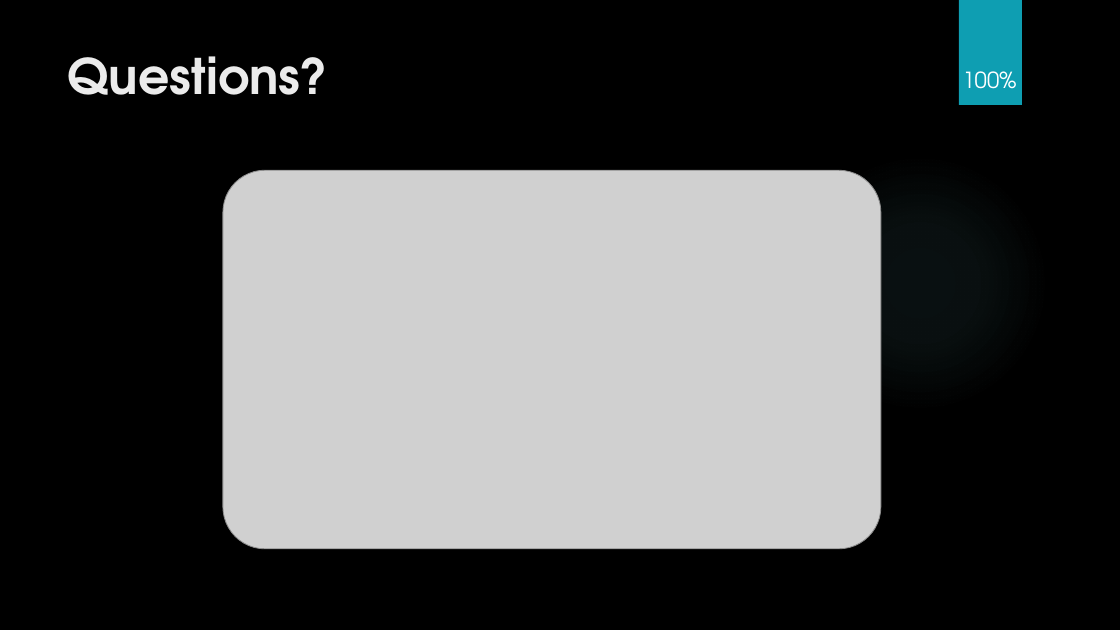
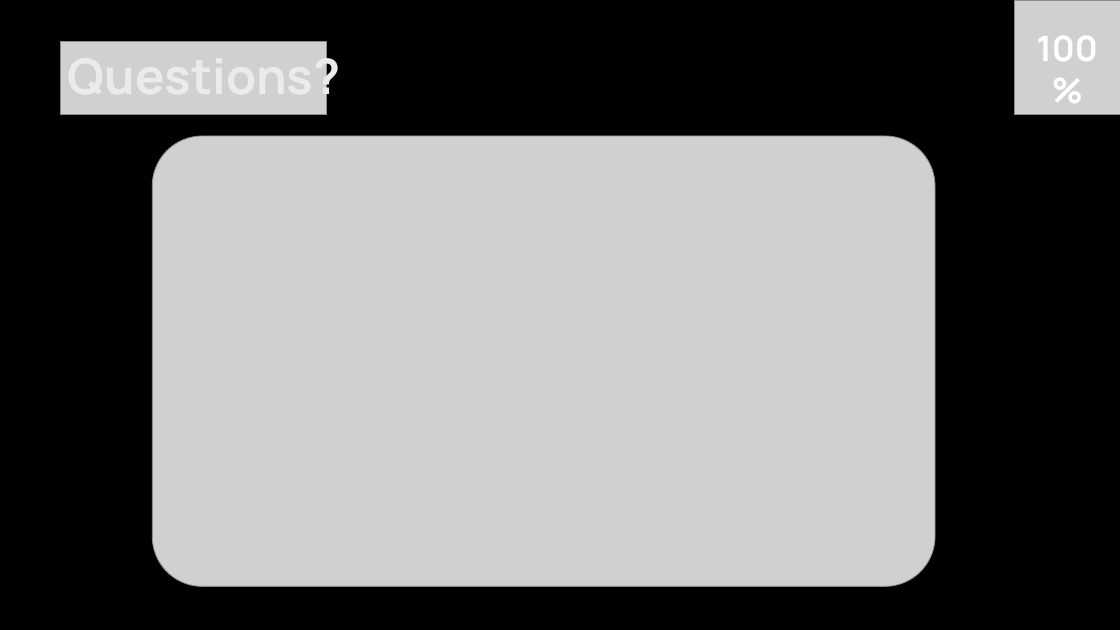
Before and after one commit to Daxank/TPI, a slide deck: slide 8 of TPI_Multiplix_presentation.pptx. Drawn at 1120x630 pixels with LibreOffice and Linux fonts; fonts in the diff are those of the drawing; grey boxes stand for pictures; background and template pictures are left out. Boxes give left, top, right and bottom in pixels: in the first picture for what was removed or moved away, otherwise in the second. Text is boxed around its words. In the diff, an @@ line names an element or a change of style, - is before the commit and + after.

```diff
--- a/TPI_Multiplix_presentation.pptx
+++ b/TPI_Multiplix_presentation.pptx
@@ rectangle removed at <box>959,0,1022,105</box> @@
@@ text "100%": place and size @@
-text "100%" at <box>963,71,1017,89</box>
+text "100%" at <box>1037,36,1098,61</box>
@@ text "100%" at <box>1037,36,1098,61</box>: size 19 to 30 pt, font TeX Gyre Adventor to Manrope, bold on @@
@@ picture added at <box>1015,0,1120,115</box> @@
@@ title "Questions?" at <box>68,49,341,108</box>: font TeX Gyre Adventor to Manrope @@
@@ picture added at <box>60,42,327,115</box> @@
@@ picture: place and size @@
-picture at <box>223,171,881,549</box>
+picture at <box>152,136,935,586</box>
@@ ellipse removed at <box>791,154,1049,413</box> @@
```
Also in this commit, not shown: 7 other slides changed.
